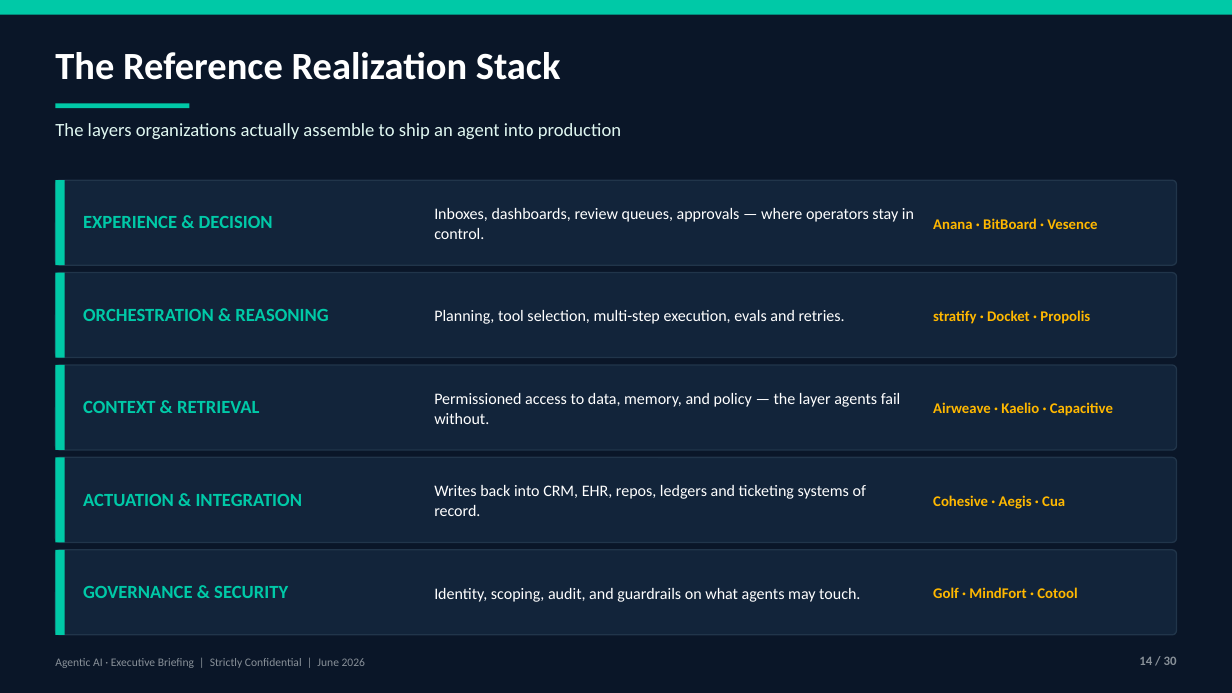
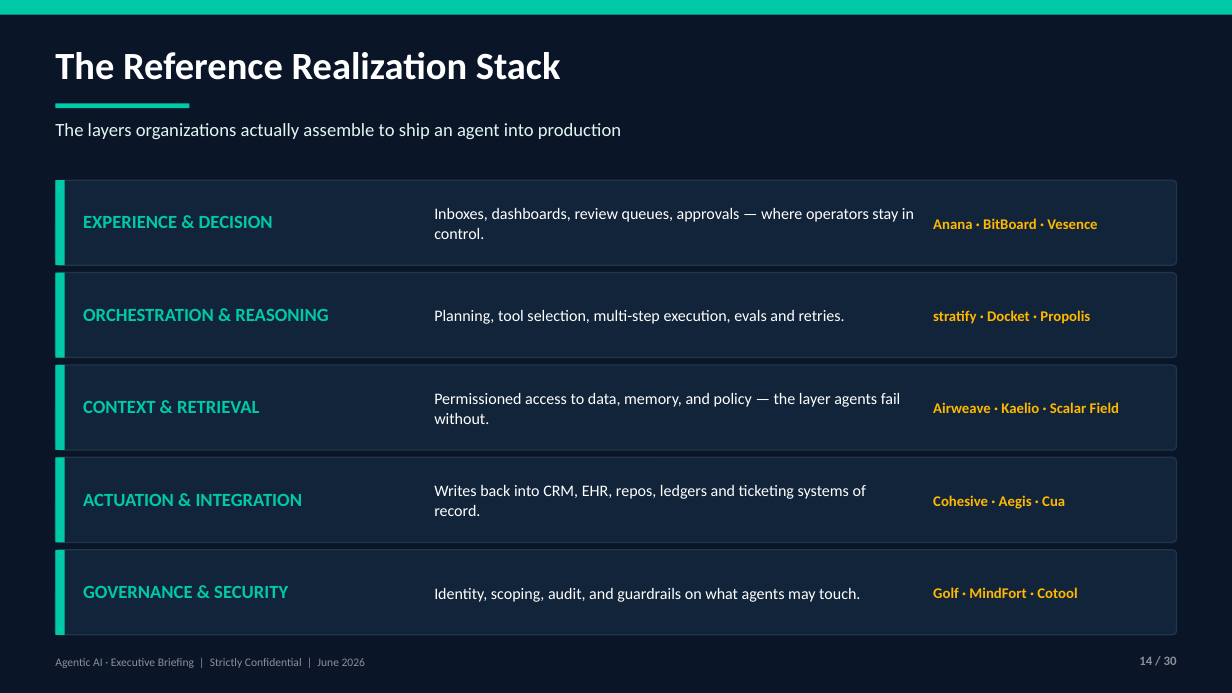
Before and after one commit to shekerkamma/ticketforge, a slide deck: slide 14 of docs/reports/yc-agent-usecases-executive.pptx. Drawn at 1232x693 pixels with LibreOffice and Linux fonts; fonts in the diff are those of the drawing. Boxes give left, top, right and bottom in pixels: in the first picture for what was removed or moved away, otherwise in the second. Text is boxed around its words. In the diff, an @@ line names an element or a change of style, - is before the commit and + after.

```diff
--- a/docs/reports/yc-agent-usecases-executive.pptx
+++ b/docs/reports/yc-agent-usecases-executive.pptx
@@ text at (x1=933, y1=402, x2=1119, y2=413): text changed @@
-Airweave · Kaelio · Capacitive
+Airweave · Kaelio · Scalar Field
```
Also in this commit, not shown: 7 other slides changed, 5 other files.
